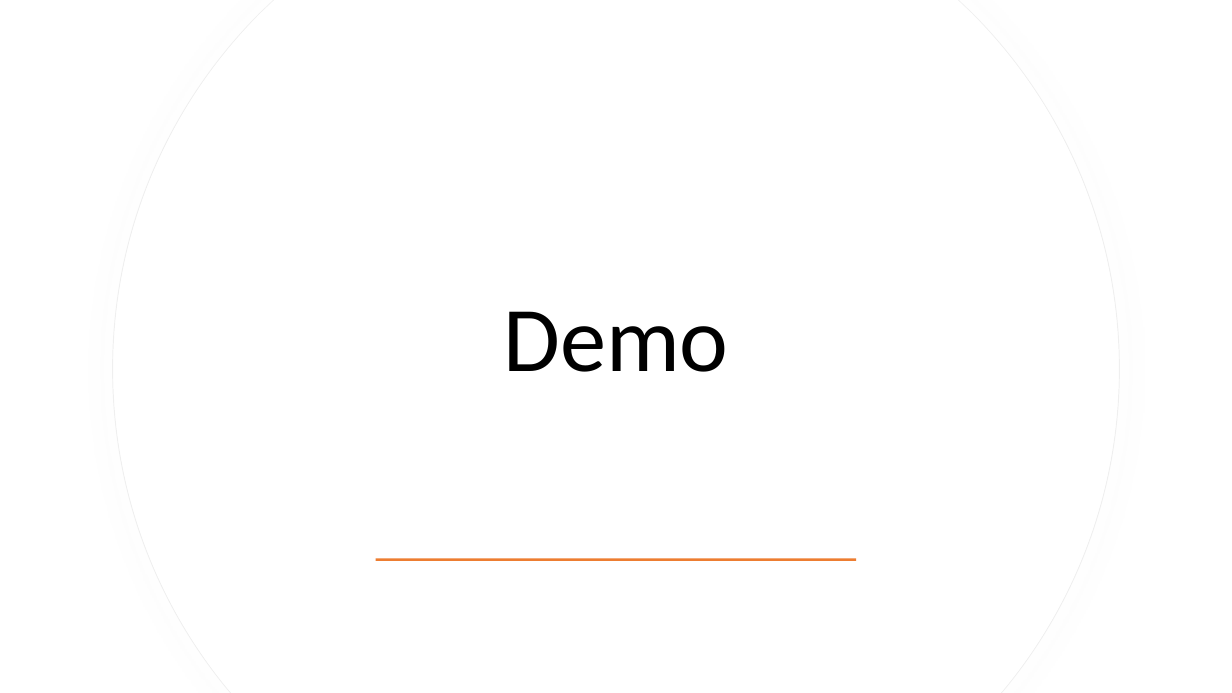
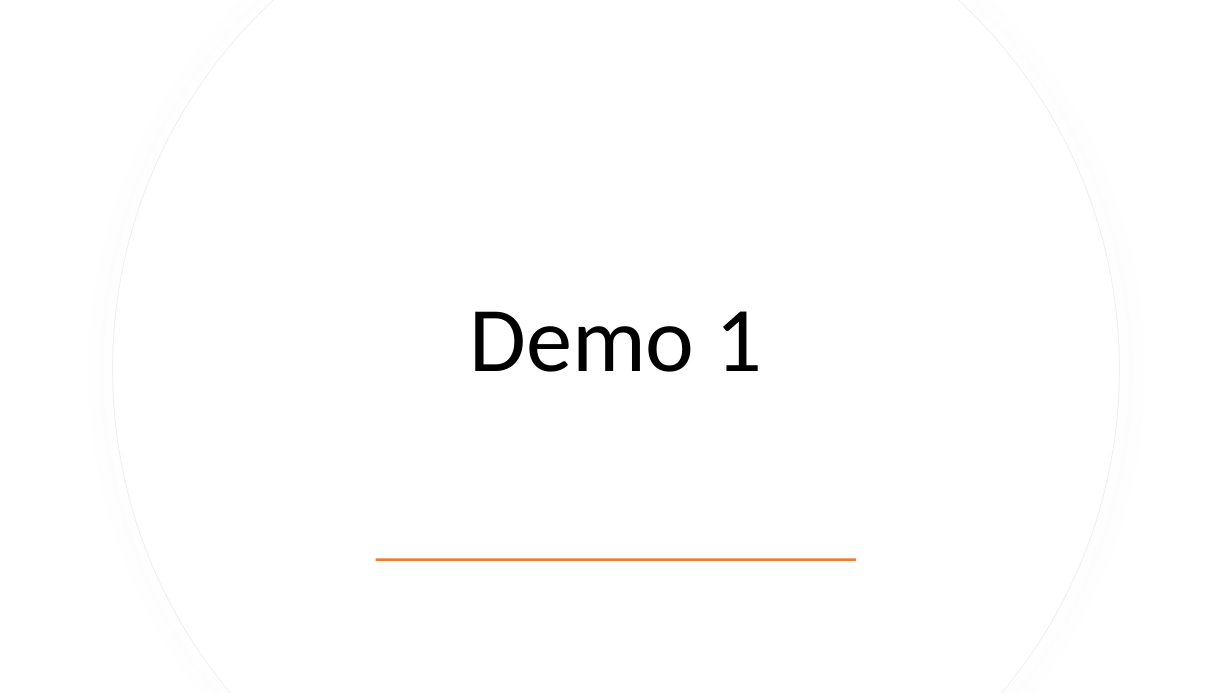
Before and after one commit to mark-ritchie/LetsHackYourToy, a slide deck: slide 6 of LetsHackYourToy.pptx. Drawn at 1232x693 pixels with LibreOffice and Linux fonts; fonts in the diff are those of the drawing. Boxes give left, top, right and bottom in pixels: in the first picture for what was removed or moved away, otherwise in the second. Text is boxed around its words. In the diff, an @@ line names an element or a change of style, - is before the commit and + after.

```diff
--- a/LetsHackYourToy.pptx
+++ b/LetsHackYourToy.pptx
@@ title at (469, 311, 762, 372): text changed @@
-Demo
+Demo 1
```
Also in this commit, not shown: 2 other slides changed, 5 slides added.
